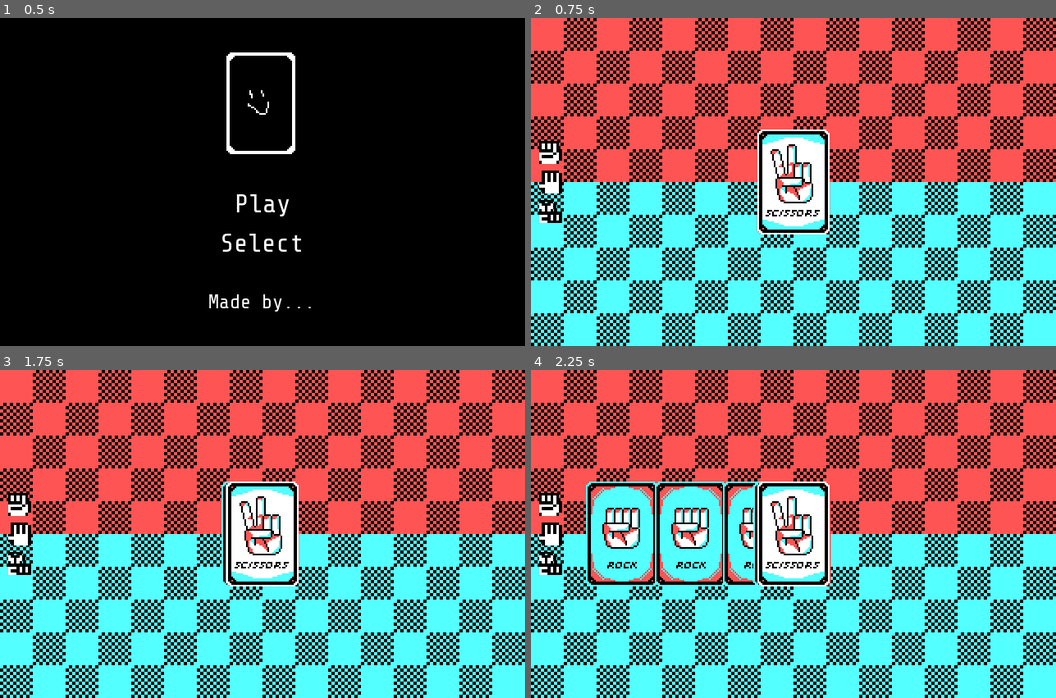
Above: before the commit, frames 1-4 (two rows, left to right).
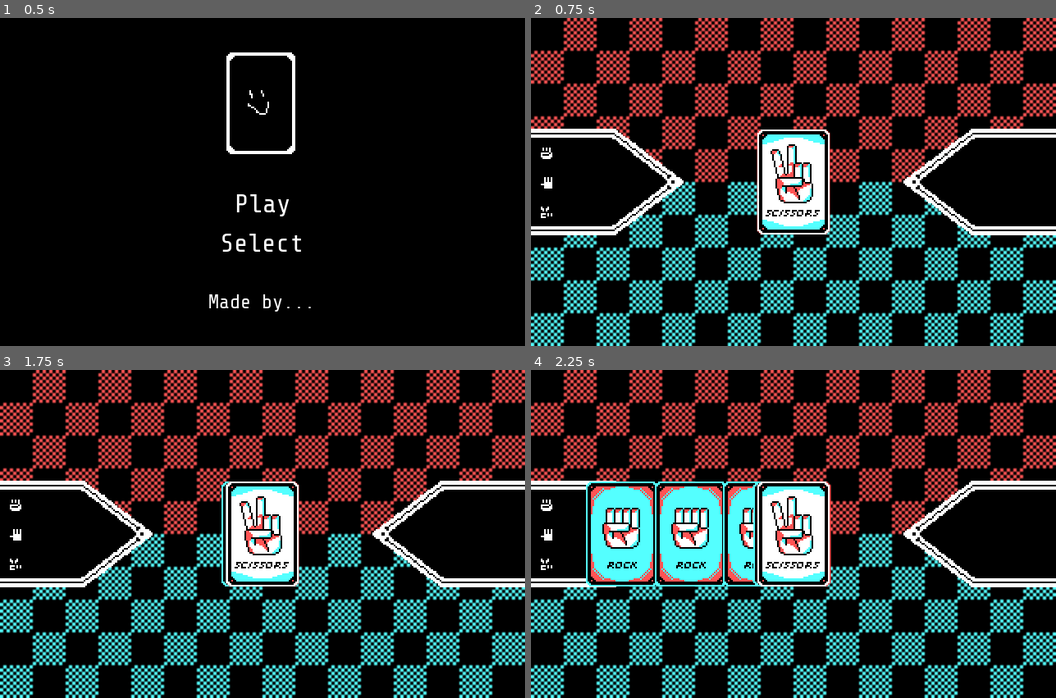
Above: after the commit, the same moments.

Repository: enunezs/EC2020GameJam
Game: Godot game, scene res://Scenes/MainMenu.tscn
The game is run twice, just before and just after one commit, with the same random seed, the same clock (stepped at 60 frames per second) and the same inputs.
Inputs (mouse positions are in pixels of both pictures, inside the frame that each line leads up to):
- Up to frame 1 (0.5 s): no input
- Up to frame 2 (0.75 s): click "Play" at 0.5 s
- Up to frame 3 (1.75 s): tap Enter at 1.25 s; move the mouse to (262, 534) at 1.27 s; click (262, 534) at 1.42 s
- Up to frame 4 (2.25 s): move the mouse to (777, 534) at 2.02 s; click (777, 534) at 2.17 s

Frame 1 is identical in both runs. In frame 2, 92% of the frame differs, in the area x 0-100%, y 0-100%; in frame 3, 92%; in frame 4, 83%.

Commit message:
Margin fix counter

Diff:
--- a/Scenes/Game.tscn
+++ b/Scenes/Game.tscn
@@ -1,28 +1,29 @@
-[gd_scene load_steps=11 format=2]
+[gd_scene load_steps=12 format=2]
 
-[ext_resource path="res://Board.gd" type="Script" id=1]
-[ext_resource path="res://MainGame.gd" type="Script" id=2]
-[ext_resource path="res://Cards/CardBase.tscn" type="PackedScene" id=3]
-[ext_resource path="res://UI.gd" type="Script" id=4]
-[ext_resource path="res://Font/Shure Tech Mono Nerd Font Complete.ttf" type="DynamicFontData" id=5]
+[ext_resource path="res://Font/Shure Tech Mono Nerd Font Complete.ttf" type="DynamicFontData" id=1]
+[ext_resource path="res://Cards/CardBase.tscn" type="PackedScene" id=2]
+[ext_resource path="res://UI.gd" type="Script" id=3]
+[ext_resource path="res://Board.gd" type="Script" id=4]
+[ext_resource path="res://MainGame.gd" type="Script" id=5]
 [ext_resource path="res://UI/ICON HAND-1.png.png" type="Texture" id=6]
 [ext_resource path="res://UI/ICON SCISSORS-1.png.png" type="Texture" id=7]
-[ext_resource path="res://UI/ICON PUNCH-1.png.png" type="Texture" id=8]
-[ext_resource path="res://Background/Background.png" type="Texture" id=9]
+[ext_resource path="res://Background/Background_02.png" type="Texture" id=8]
+[ext_resource path="res://UI/ICON PUNCH-1.png.png" type="Texture" id=9]
+[ext_resource path="res://Background/Blanket_01-1.png" type="Texture" id=10]
 
 [sub_resource type="DynamicFont" id=1]
 size = 12
-font_data = ExtResource( 5 )
+font_data = ExtResource( 1 )
 
 [node name="Game" type="Node2D"]
-script = ExtResource( 2 )
-basic_card = ExtResource( 3 )
+script = ExtResource( 5 )
+basic_card = ExtResource( 2 )
 deck_rock = 4
 deck_paper = 2
 deck_scissors = 2
 
 [node name="Board" type="Node2D" parent="."]
-script = ExtResource( 1 )
+script = ExtResource( 4 )
 
 [node name="ScoreDisplay" type="Node2D" parent="."]
 
@@ -85,7 +86,7 @@
 [node name="CounterBox" type="MarginContainer" parent="UI"]
 anchor_top = 0.5
 anchor_bottom = 0.5
-margin_left = -15.0
+margin_left = -10.0
 margin_top = -45.0
 margin_right = 67.0
 margin_bottom = 45.0
@@ -102,83 +103,84 @@
 [node name="VBoxContainer" type="VBoxContainer" parent="UI/CounterBox"]
 margin_left = 20.0
 margin_top = 20.0
-margin_right = 62.0
+margin_right = 57.0
 margin_bottom = 70.0
 grow_horizontal = 0
 
 [node name="RockContainer" type="HBoxContainer" parent="UI/CounterBox/VBoxContainer"]
-margin_right = 42.0
+margin_right = 37.0
 margin_bottom = 14.0
 
 [node name="TextureRect" type="TextureRect" parent="UI/CounterBox/VBoxContainer/RockContainer"]
-margin_right = 14.0
 margin_bottom = 14.0
-grow_horizontal = 0
-size_flags_horizontal = 3
-size_flags_vertical = 3
-texture = ExtResource( 8 )
-stretch_mode = 5
+texture = ExtResource( 9 )
+expand = true
+stretch_mode = 4
 
 [node name="RockCounter" type="Label" parent="UI/CounterBox/VBoxContainer/RockContainer"]
-margin_left = 18.0
-margin_right = 42.0
+margin_left = 4.0
+margin_right = 16.0
 margin_bottom = 14.0
 size_flags_horizontal = 0
 custom_fonts/font = SubResource( 1 )
-text = "Rock"
-align = 2
+text = "x3"
 valign = 1
 
 [node name="PaperContainer" type="HBoxContainer" parent="UI/CounterBox/VBoxContainer"]
 margin_top = 18.0
-margin_right = 42.0
+margin_right = 37.0
 margin_bottom = 32.0
 
-[node name="TextureRect" type="TextureRect" parent="UI/CounterBox/VBoxContainer/PaperContainer"]
-margin_right = 20.0
+[node name="TextureRect2" type="TextureRect" parent="UI/CounterBox/VBoxContainer/PaperContainer"]
 margin_bottom = 14.0
-grow_horizontal = 0
-size_flags_horizontal = 3
-size_flags_vertical = 3
 texture = ExtResource( 6 )
-stretch_mode = 5
+expand = true
+stretch_mode = 4
 
 [node name="PaperCounter" type="Label" parent="UI/CounterBox/VBoxContainer/PaperContainer"]
-margin_left = 24.0
-margin_right = 42.0
+margin_left = 4.0
+margin_right = 16.0
 margin_bottom = 14.0
 size_flags_horizontal = 0
 custom_fonts/font = SubResource( 1 )
-text = "Pap"
-align = 2
+text = "x2"
 valign = 1
 
 [node name="ScissorsContainer" type="HBoxContainer" parent="UI/CounterBox/VBoxContainer"]
 margin_top = 36.0
-margin_right = 42.0
+margin_right = 37.0
 margin_bottom = 50.0
 
-[node name="TextureRect" type="TextureRect" parent="UI/CounterBox/VBoxContainer/ScissorsContainer"]
-margin_right = 14.0
+[node name="TextureRect3" type="TextureRect" parent="UI/CounterBox/VBoxContainer/ScissorsContainer"]
 margin_bottom = 14.0
-grow_horizontal = 0
-size_flags_horizontal = 3
-size_flags_vertical = 3
 texture = ExtResource( 7 )
-stretch_mode = 5
+expand = true
+stretch_mode = 4
 
 [node name="ScissorsCounter" type="Label" parent="UI/CounterBox/VBoxContainer/ScissorsContainer"]
-margin_left = 18.0
-margin_right = 42.0
+margin_left = 4.0
+margin_right = 16.0
 margin_bottom = 14.0
 size_flags_horizontal = 0
 custom_fonts/font = SubResource( 1 )
-text = "Scis"
-align = 2
+text = "x4"
 valign = 1
 
 [node name="BG" type="Sprite" parent="UI"]
 position = Vector2( 160, 100 )
 z_index = -3
 z_as_relative = false
-texture = ExtResource( 9 )
+texture = ExtResource( 8 )
+
+[node name="Napkin" type="Sprite" parent="UI"]
+position = Vector2( 40, 100 )
+scale = Vector2( 1.08, 1.08 )
+z_index = -3
+texture = ExtResource( 10 )
+
+[node name="Napkin2" type="Sprite" parent="UI"]
+position = Vector2( 280, 100 )
+rotation = 3.14159
+scale = Vector2( 1.08, 1.08 )
+z_index = -3
+texture = ExtResource( 10 )
--- a/Scenes/Game2.tscn
+++ b/Scenes/GameBeta.tscn
@@ -1,29 +1,28 @@
-[gd_scene load_steps=12 format=2]
+[gd_scene load_steps=11 format=2]
 
-[ext_resource path="res://Font/Shure Tech Mono Nerd Font Complete.ttf" type="DynamicFontData" id=1]
-[ext_resource path="res://Cards/CardBase.tscn" type="PackedScene" id=2]
-[ext_resource path="res://UI.gd" type="Script" id=3]
-[ext_resource path="res://Board.gd" type="Script" id=4]
-[ext_resource path="res://MainGame.gd" type="Script" id=5]
+[ext_resource path="res://Board.gd" type="Script" id=1]
+[ext_resource path="res://MainGame.gd" type="Script" id=2]
+[ext_resource path="res://Cards/CardBase.tscn" type="PackedScene" id=3]
+[ext_resource path="res://UI.gd" type="Script" id=4]
+[ext_resource path="res://Font/Shure Tech Mono Nerd Font Complete.ttf" type="DynamicFontData" id=5]
 [ext_resource path="res://UI/ICON HAND-1.png.png" type="Texture" id=6]
 [ext_resource path="res://UI/ICON SCISSORS-1.png.png" type="Texture" id=7]
-[ext_resource path="res://Background/Background_02.png" type="Texture" id=8]
-[ext_resource path="res://UI/ICON PUNCH-1.png.png" type="Texture" id=9]
-[ext_resource path="res://Background/Blanket_01-1.png" type="Texture" id=10]
+[ext_resource path="res://UI/ICON PUNCH-1.png.png" type="Texture" id=8]
+[ext_resource path="res://Background/Background.png" type="Texture" id=9]
 
 [sub_resource type="DynamicFont" id=1]
 size = 12
-font_data = ExtResource( 1 )
+font_data = ExtResource( 5 )
 
 [node name="Game" type="Node2D"]
-script = ExtResource( 5 )
-basic_card = ExtResource( 2 )
+script = ExtResource( 2 )
+basic_card = ExtResource( 3 )
 deck_rock = 4
 deck_paper = 2
 deck_scissors = 2
 
 [node name="Board" type="Node2D" parent="."]
-script = ExtResource( 4 )
+script = ExtResource( 1 )
 
 [node name="ScoreDisplay" type="Node2D" parent="."]
 
@@ -182,17 +181,4 @@
 position = Vector2( 160, 100 )
 z_index = -3
 z_as_relative = false
-texture = ExtResource( 8 )
-
-[node name="Napkin" type="Sprite" parent="UI"]
-position = Vector2( 40, 100 )
-scale = Vector2( 1.08, 1.08 )
-z_index = -3
-texture = ExtResource( 10 )
-
-[node name="Napkin2" type="Sprite" parent="UI"]
-position = Vector2( 280, 100 )
-rotation = 3.14159
-scale = Vector2( 1.08, 1.08 )
-z_index = -3
-texture = ExtResource( 10 )
+texture = ExtResource( 9 )
--- a/UI.gd
+++ b/UI.gd
@@ -22,9 +22,9 @@
 
 #TODO ANIMATE going up!
 func update_counter(n_list):
-	n_rock_text.text = "x" + str(n_list[0])
-	n_paper_text.text = "x" + str(n_list[1])
-	n_scissors_text.text = "x" + str(n_list[2])
+	n_rock_text.text = " x " + str(n_list[0])
+	n_paper_text.text = " x " + str(n_list[1])
+	n_scissors_text.text = " x " + str(n_list[2])
 
 func clear_counter():
 	n_rock_text.text = ""
Not shown, added: Cards/Sprites/Card_Back_02-1.png.png.import
Not shown: 1 places in Scenes/Game.tscn that only renumber resources
Not shown: 2 places in Scenes/GameBeta.tscn that only renumber resources
